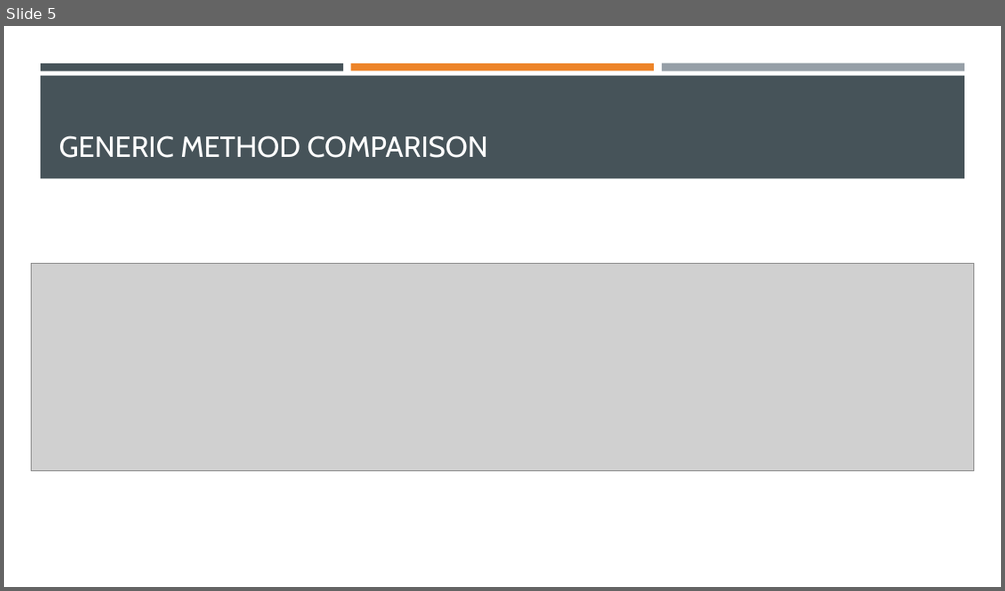
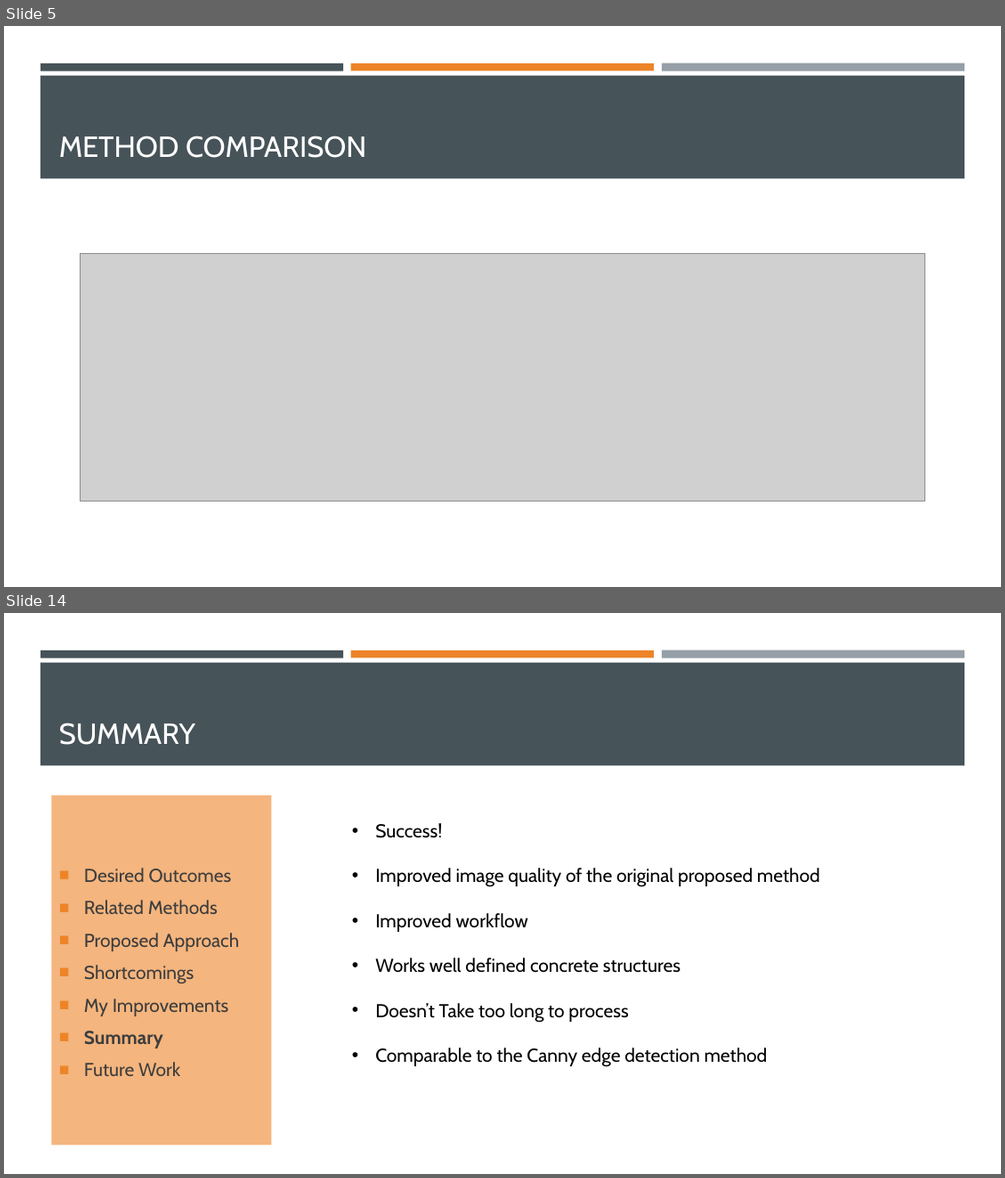
Before and after one commit to cyearsley/cs6680-DCCSUATFIS, a slide deck: Detecting Cracks in Concrete Structures Using Adaptive Thresholding.pptx. Shown one above the other, each under a label of ours: slide 5 before the commit, slides 5 and 14 after it; the slides between them are not shown. The pictures are 1005x591 and 1005x1178 pixels, drawn with LibreOffice and Linux fonts; fonts in the diff are those of the drawing; grey boxes stand for pictures. Boxes give left, top, right and bottom in pixels: in the first picture for what was removed or moved away, otherwise in the second. Text is boxed around its words. In the diff, an @@ line names an element or a change of style, - is before the commit and + after.

Commit message:
Work on powerpoint some more... Apply some scenarios to produce some images.

```diff
--- a/Detecting Cracks in Concrete Structures Using Adaptive Thresholding.pptx
+++ b/Detecting Cracks in Concrete Structures Using Adaptive Thresholding.pptx
@@ slide 14 added at box(4, 613, 1001, 1174), background #FFFFFF; not listed: 4 template elements that a slide beside it also shows @@
@@ title added at box(59, 722, 195, 745), 28 pt, text #FFFFFF @@
+SUMMARY
@@ text added at box(52, 795, 272, 1145), fill #F4B57E, 18 pt, text #3D3D3D @@
+■ Desired Outcomes
+■ Related Methods
+■ Proposed Approach
+■ Shortcomings
+■ My Improvements
+■ Summary
+■ Future Work
@@ text added at box(375, 823, 820, 1067), 18 pt, text #000000 @@
+• Success!
+• Improved image quality of the original proposed method
+• Improved workflow
+• Works well defined concrete structures
+• Doesn’t Take too long to process
+• Comparable to the Canny edge detection method
@@ slide 5 changed as well @@
@@ title at box(59, 135, 366, 158): text changed @@
-GENERIC METHOD COMPARISON
+METHOD COMPARISON
@@ picture: place and size @@
-picture at box(31, 263, 974, 471)
+picture at box(81, 253, 925, 501)
```
Also in this commit, not shown: 3 other slides changed, 9 other slides added, 1 slide removed, 6 other files.
